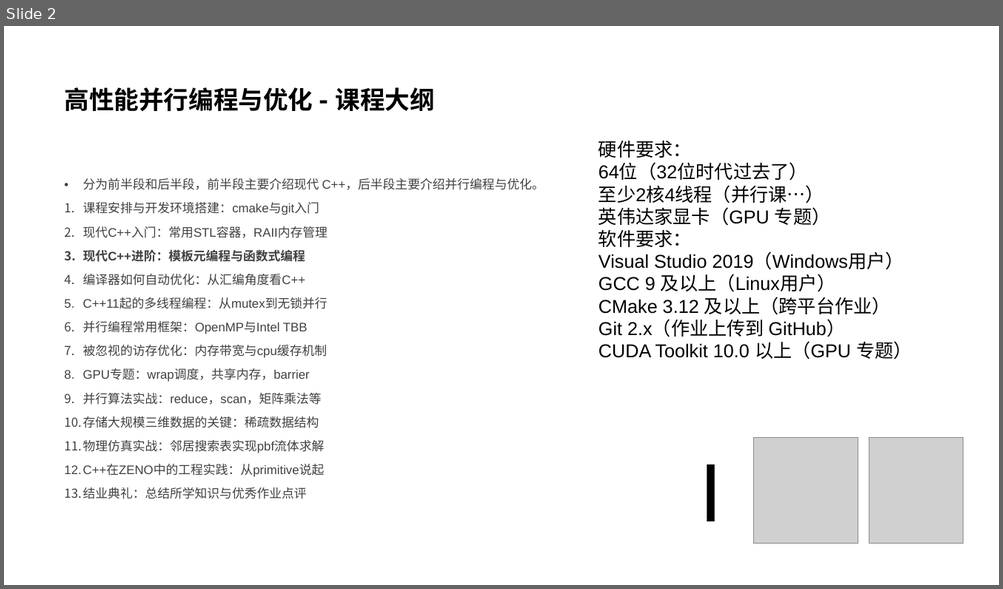
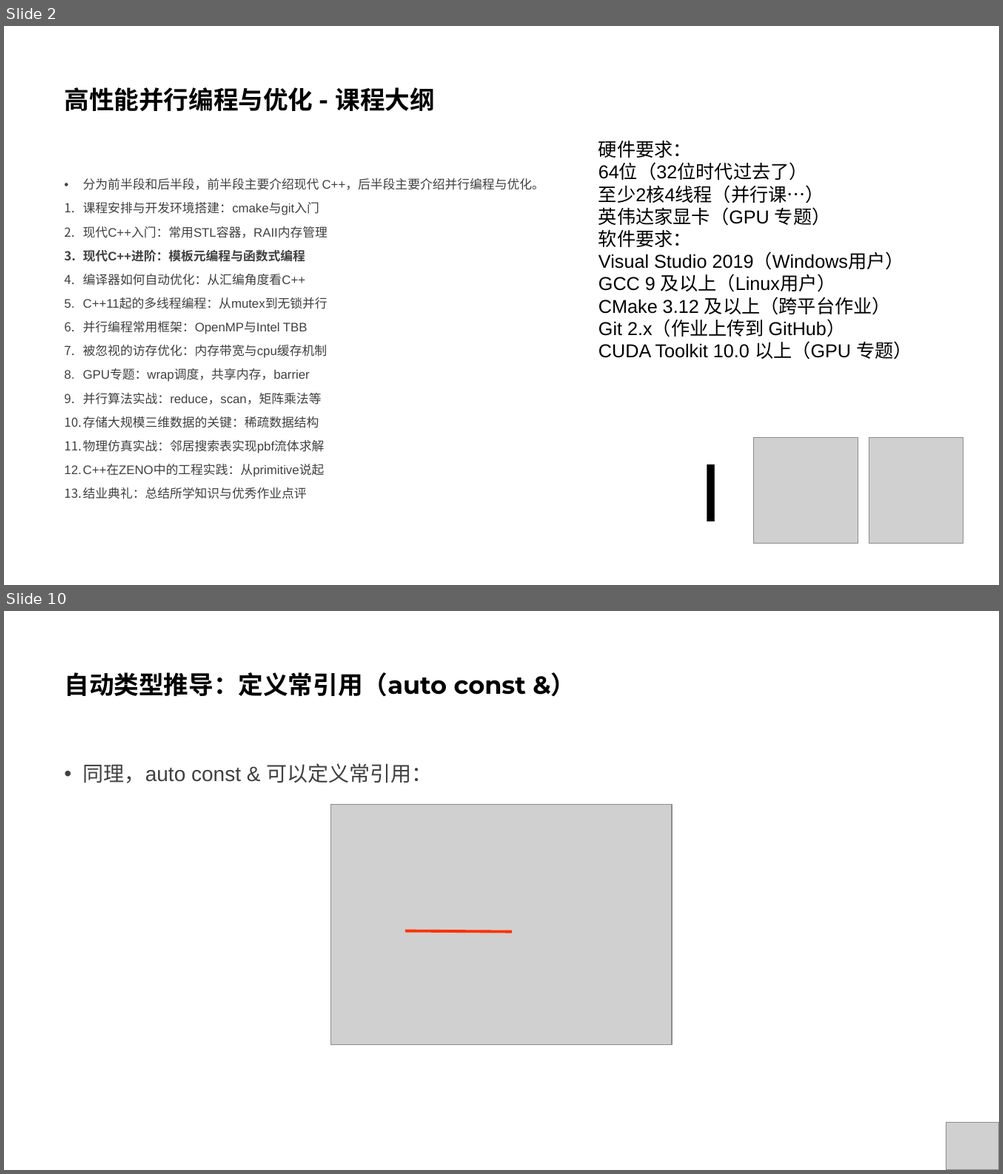
Before and after one commit to parallel101/course, a slide deck: 03/slides.pptx. Shown one above the other, each under a label of ours: slide 2 before the commit, slides 2 and 10 after it; the slides between them are not shown. The pictures are 1003x589 and 1003x1174 pixels, drawn with LibreOffice and Linux fonts; fonts in the diff are those of the drawing; grey boxes stand for pictures; background and template pictures are left out. Boxes give left, top, right and bottom in pixels: in the first picture for what was removed or moved away, otherwise in the second. Text is boxed around its words. In the diff, an @@ line names an element or a change of style, - is before the commit and + after.

```diff
--- a/03/slides.pptx
+++ b/03/slides.pptx
@@ slide 10 added at [4, 611, 999, 1170], background #FFFFFF @@
@@ title added at [64, 672, 526, 696], 24 pt, text #000000, bold @@
+自动类型推导：定义常引用（auto const &）
@@ text added at [83, 763, 432, 783], 20 pt, text #404040 @@
+• 同理，auto const & 可以定义常引用：
@@ picture added at [331, 805, 671, 1046] @@
@@ line added from (405, 931) to (512, 932), #FF3300 2.75 pt @@
@@ picture added at [945, 1123, 999, 1170] @@
```
Also in this commit, not shown: 11 other slides added, 1 slide removed, 12 other files.
